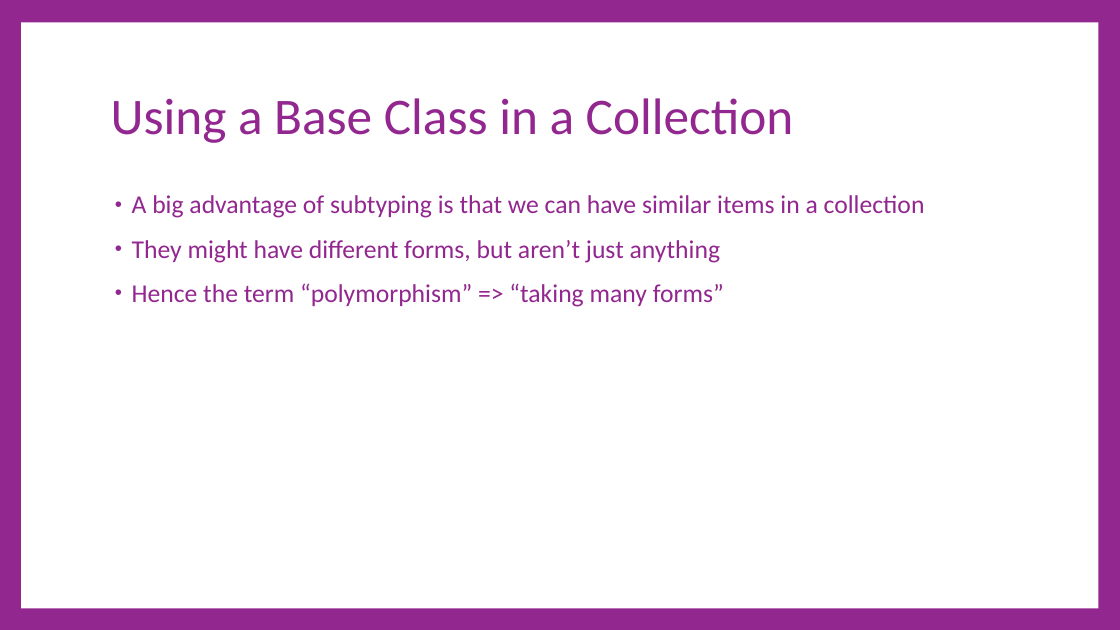
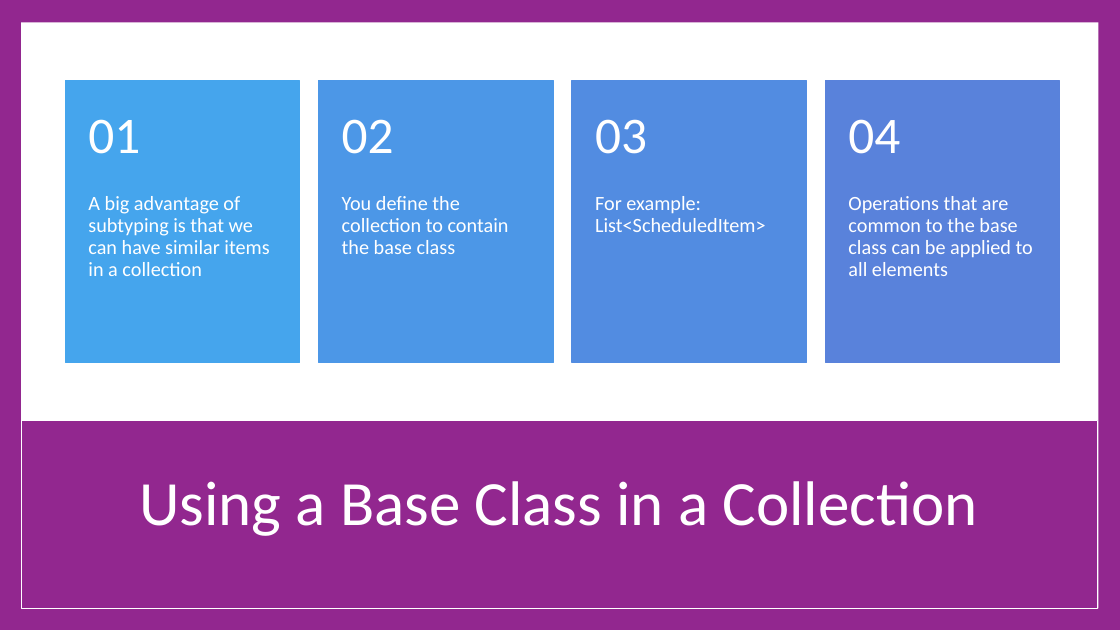
Before and after one commit to cdiggins/cs321, a slide deck: slide 12 of class-notes/cs321-winter-2023-lecture-11-polymorphism.pptx. Drawn at 1120x630 pixels with LibreOffice and Linux fonts; fonts in the diff are those of the drawing. Boxes give left, top, right and bottom in pixels: in the first picture for what was removed or moved away, otherwise in the second. Text is boxed around its words. In the diff, an @@ line names an element or a change of style, - is before the commit and + after.

```diff
--- a/class-notes/cs321-winter-2023-lecture-11-polymorphism.pptx
+++ b/class-notes/cs321-winter-2023-lecture-11-polymorphism.pptx
@@ background #92278F to #FFFFFF @@
@@ rectangle added at (0,0,1120,630), fill #92278F @@
@@ rectangle removed at (21,22,1098,608) @@
@@ rectangle added at (21,22,1098,608), fill #FFFFFF @@
@@ group added at (65,81,1060,362): 8 texts, 4 rectangles @@
+A big advantage of subtyping is that we can have similar items in a collection
+01
+You define the collection to contain the base class
+02
+For example: List<ScheduledItem>
+03
+Operations that are common to the base class can be applied to all elements
+04
@@ text removed at (132,195,925,307) @@
-• A big advantage of subtyping is that we can have similar items in a collection
-• They might have different forms, but aren’t just anything
-• Hence the term “polymorphism” => “taking many forms”
@@ rectangle added at (21,420,1098,609), fill #92278F, outline #FFFFFF 1 pt @@
@@ title "Using a Base Class in ...": place and size @@
-title "Using a Base Class in ..." at (111,98,794,143)
+title "Using a Base Class in ..." at (139,481,978,536)
@@ title "Using a Base Class in ..." at (139,481,978,536): size 66 to 81 pt, text colour #92278F to #FFFFFF; alignment left to centre @@
```
Also in this commit, not shown: 27 other slides changed, 1 other file.
